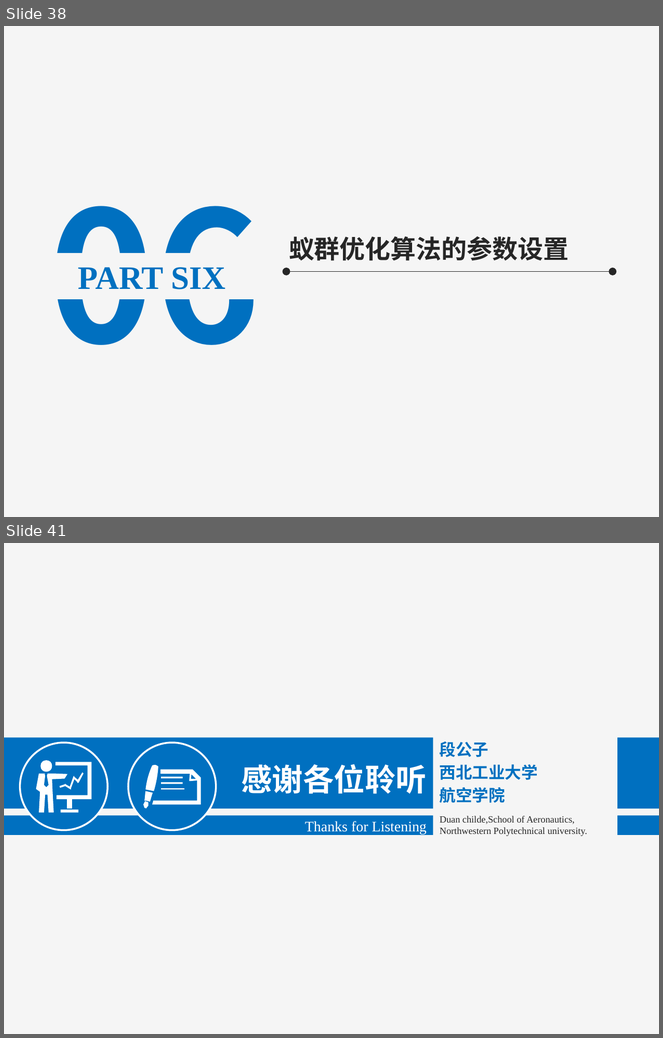
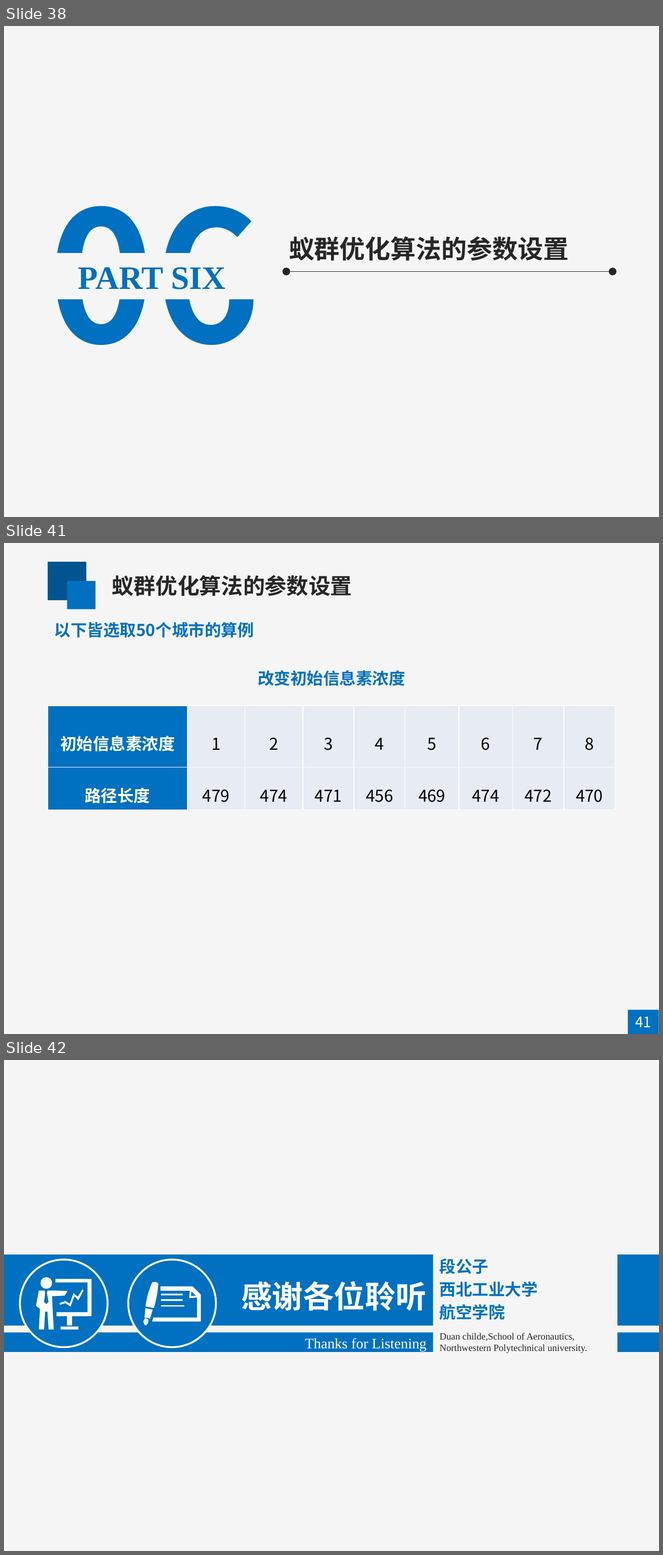
Before and after one commit to mapengfei-nwpu/ant, a slide deck: 蚁群优化算法.pptx. Shown one above the other, each under a label of ours: slides 38 and 41 before the commit, slides 38, 41 and 42 after it; the slides between them are not shown. The pictures are 663x1038 and 663x1555 pixels, drawn with LibreOffice and Linux fonts; fonts in the diff are those of the drawing. Boxes give left, top, right and bottom in pixels: in the first picture for what was removed or moved away, otherwise in the second. Text is boxed around its words. In the diff, an @@ line names an element or a change of style, - is before the commit and + after.

```diff
--- a/蚁群优化算法.pptx
+++ b/蚁群优化算法.pptx
@@ slide 41 added at bbox=[4, 543, 659, 1034], background #F5F5F5 @@
@@ rectangle added at bbox=[48, 562, 87, 601], fill #005490 @@
@@ rectangle added at bbox=[67, 581, 95, 609], fill #0070C0 @@
@@ text added at bbox=[112, 575, 352, 596], 24 pt, text #262626, bold @@
+蚁群优化算法的参数设置
@@ text added at bbox=[54, 622, 254, 638], 18 pt, text #0070C0, bold @@
+以下皆选取50个城市的算例
@@ text added at bbox=[258, 670, 405, 686], 18 pt, text #0070C0, bold @@
+改变初始信息素浓度
@@ table added at bbox=[48, 706, 614, 810], 2 rows, 9 columns @@
+初始信息素浓度 | 1 | 2 | 3 | 4 | 5 | 6 | 7 | 8
+路径长度 | 479 | 474 | 471 | 456 | 469 | 474 | 472 | 470
@@ rectangle added at bbox=[629, 1010, 659, 1034], fill #0070C0 @@
@@ text added at bbox=[635, 1017, 651, 1028], 16 pt, text #FFFFFF @@
+41
@@ what was slide 41 is now slide 42 @@
```
Also in this commit, not shown: 7 slides changed, 2 other slides added, 2 slides removed, 2 other files.
